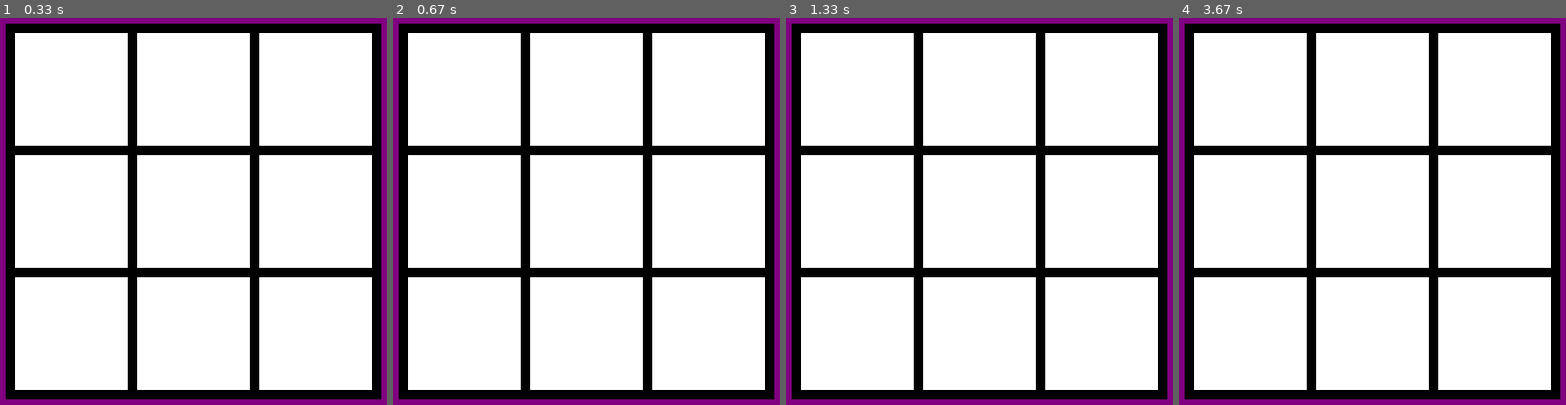
Above: before the commit, frames 1-4 (left to right).
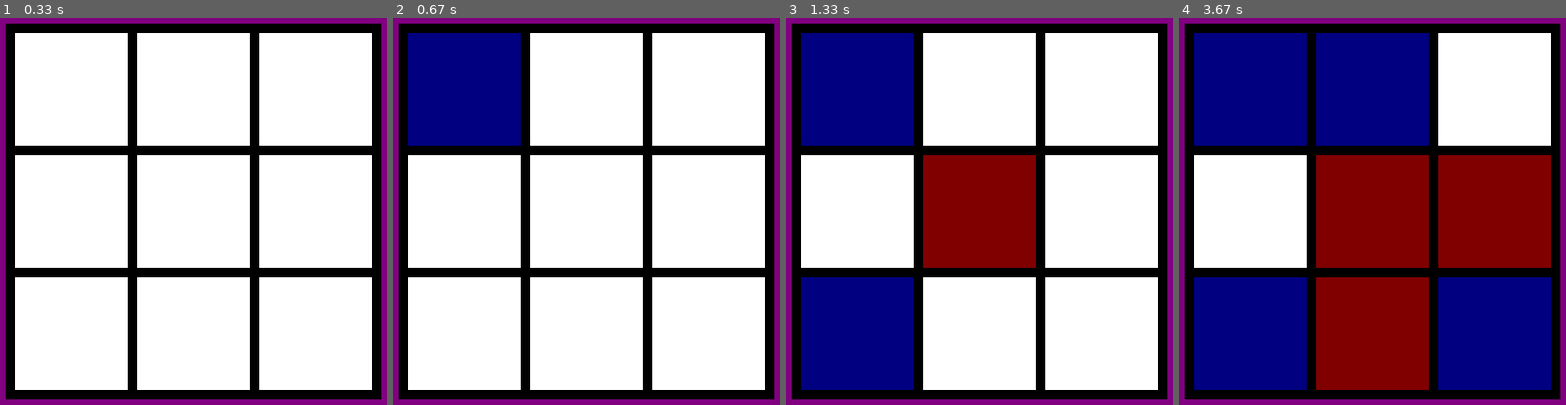
Above: after the commit, the same moments.

Repository: saarkatz/TheGameCollection
Game: pygame game, started from TicTacToe.py
Same seed, same stepped clock (60 frames per second), same inputs: the game is played once before the commit and once after it.
Inputs (mouse positions are in pixels of both pictures, inside the frame that each line leads up to):
- Up to frame 1 (0.33 s): no input
- Up to frame 2 (0.67 s): click (462, 87) at 0.38 s
- Up to frame 3 (1.33 s): click (983, 246) at 0.78 s; click (805, 343) at 1.2 s
- Up to frame 4 (3.67 s): move the mouse to (1438, 261) at 1.5 s; click (1438, 261) at 1.7 s; click (1372, 87) at 2.27 s; move the mouse to (1345, 358) at 2.63 s; click (1345, 358) at 2.9 s; move the mouse to (1519, 300) at 3.3 s; click (1519, 300) at 3.6 s

Frame 1 is identical in both runs. In frame 2, 8.5% of the frame differs, in the area x 3-34%, y 3-34%; in frame 3, 25%; in frame 4, 59%, in the area x 3-97%, y 3-97%.

Commit message:
Added mouse click logic

Diff:
--- a/TicTacToe.py
+++ b/TicTacToe.py
@@ -40,6 +40,8 @@
         ] for j in range(3)
     ]
 
+    turn = 1
+
     try:
         while 1:
             event = pygame.event.wait()
@@ -48,6 +50,15 @@
             if event.type == pygame.KEYDOWN:
                 if event.key == pygame.K_ESCAPE or event.unicode == 'q':
                     break
+            if event.type == pygame.MOUSEBUTTONDOWN and event.button == 1:
+                for i in range(3):
+                    for j in range(3):
+                        if board[i][j] == NOPLAYER and board_view[i][j].collidepoint(pygame.mouse.get_pos()):
+                            if turn % 2 == 1:
+                                board[i][j] = PLAYER1
+                            else:
+                                board[i][j] = PLAYER2
+                            turn += 1
 
             screen.fill(PURPLE)
             pygame.draw.rect(screen, BLACK, [TOPRIGHT_CORNER[0], TOPRIGHT_CORNER[1],
